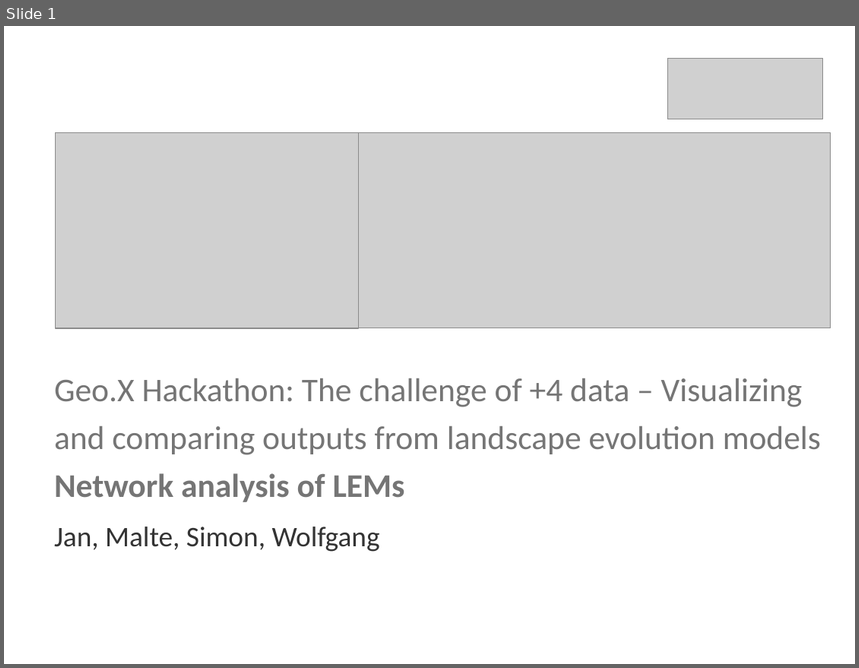
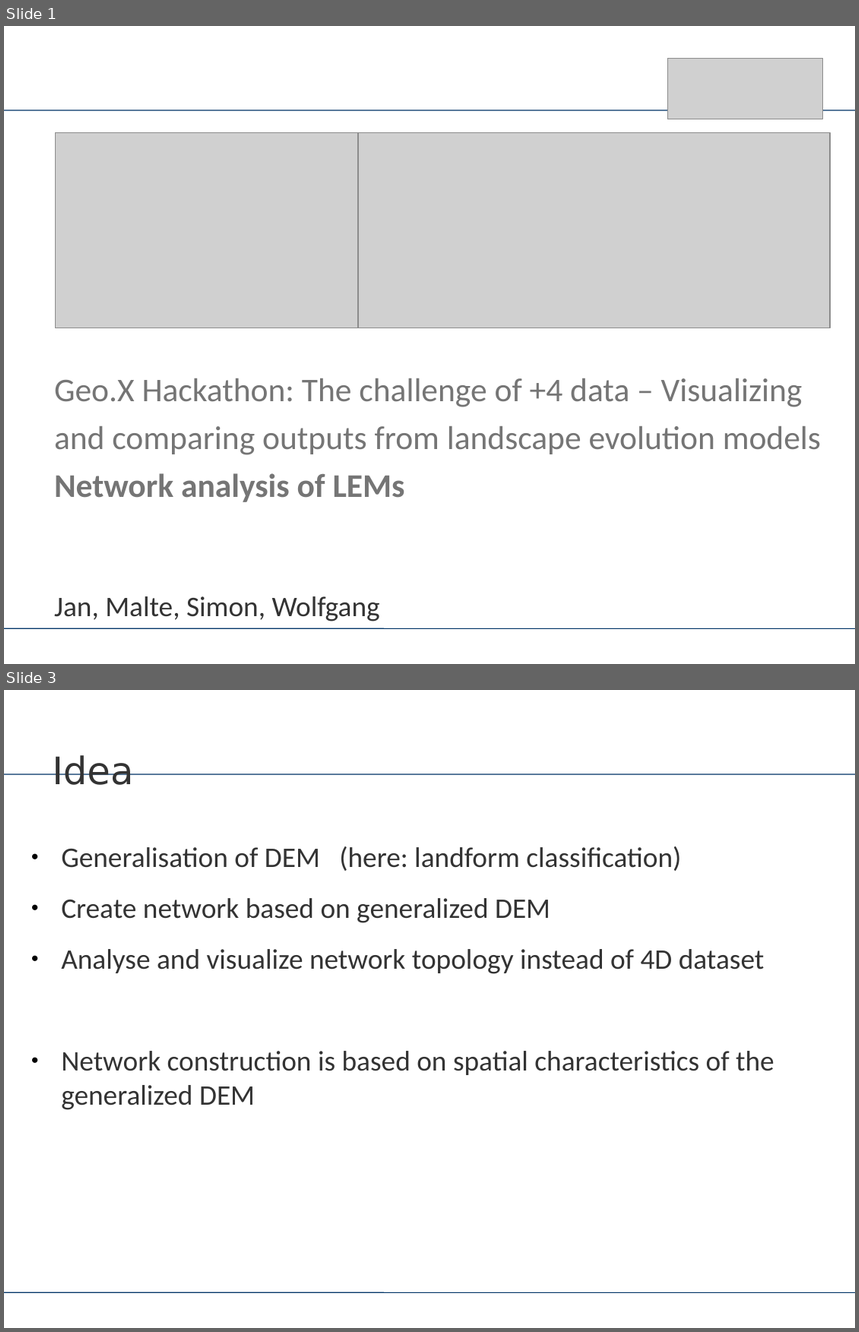
Before and after one commit to Geo-X-Hackathon/lem_network, a slide deck: Hackathon_network.pptx. Shown one above the other, each under a label of ours: slide 1 before the commit, slides 1 and 3 after it; the slides between them are not shown. The pictures are 859x668 and 859x1332 pixels, drawn with LibreOffice and Linux fonts; fonts in the diff are those of the drawing; grey boxes stand for pictures. Boxes give left, top, right and bottom in pixels: in the first picture for what was removed or moved away, otherwise in the second. Text is boxed around its words. In the diff, an @@ line names an element or a change of style, - is before the commit and + after.

```diff
--- a/Hackathon_network.pptx
+++ b/Hackathon_network.pptx
@@ slide 3 added at [4,690,855,1328], background #FFFFFF; not listed: 2 template elements that a slide beside it also shows @@
@@ text added at [52,755,133,785], 32 pt, text #333333 @@
+Idea
@@ text added at [61,847,775,1110], 24 pt, text #333333 @@
+● Generalisation of DEM (here: landform classification)
+● Create network based on generalized DEM
+● Analyse and visualize network topology instead of 4D dataset
+● Network construction is based on spatial characteristics of the generalized DEM
@@ slide 1 changed as well @@
@@ line added from (4, 110) to (855, 110), #003366 0.74 pt @@
@@ text "Jan, Malte, Simon, Wolfgang": place and size @@
-text "Jan, Malte, Simon, Wolfgang" at [54,527,380,552]
+text "Jan, Malte, Simon, Wolfgang" at [54,597,380,622]
@@ line added from (4, 629) to (855, 629), #003366 0.74 pt @@
```
Also in this commit, not shown: 9 other slides added.
